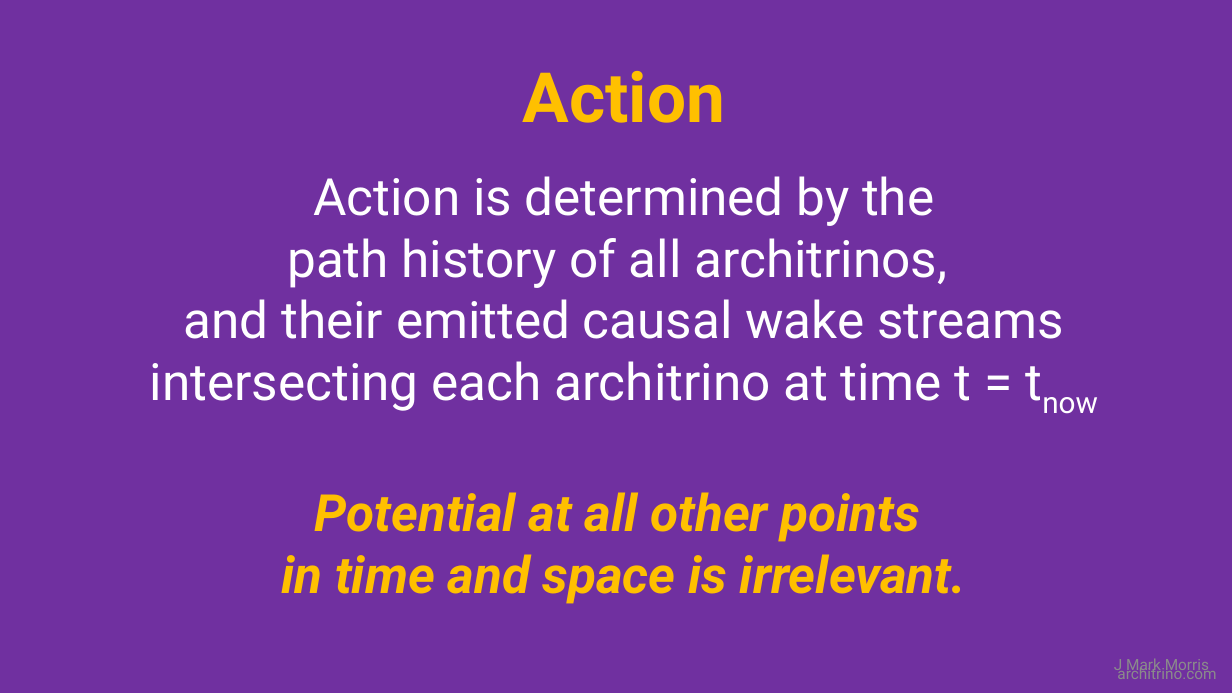
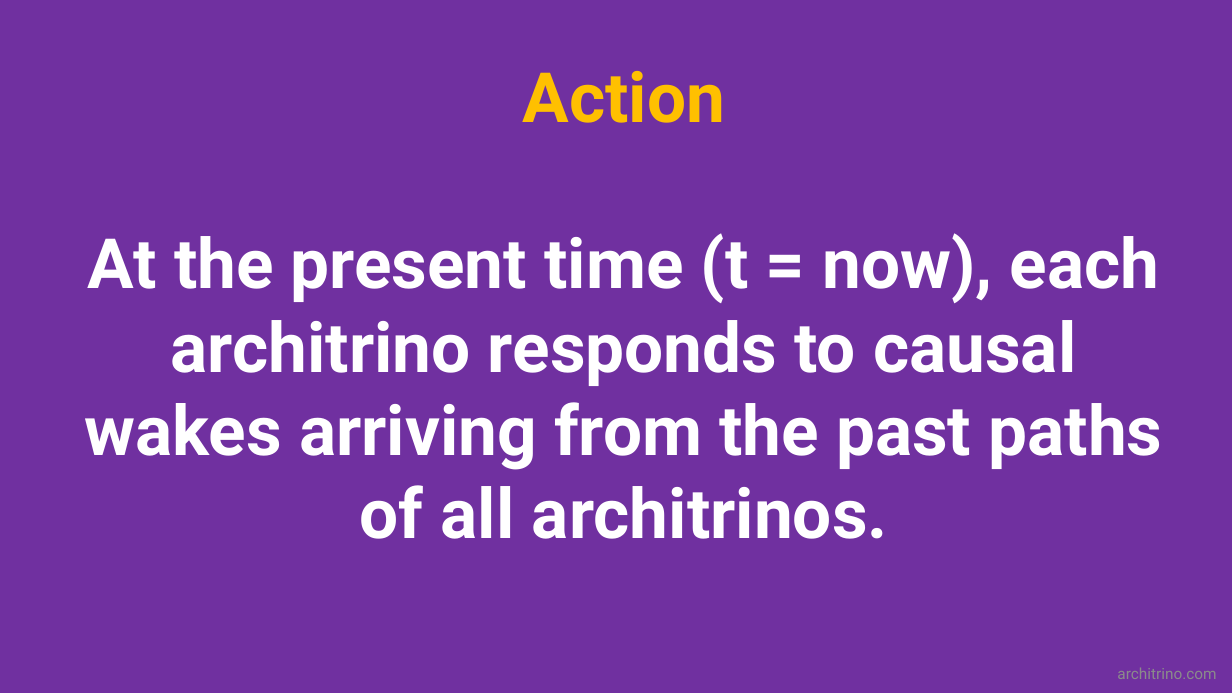
Before and after one commit to jmarkmorris/architrino, a slide deck: slide 6 of reference/archie/presentations/NPQG Fundamentals - Time and Space.pptx. Drawn at 1232x693 pixels with LibreOffice and Linux fonts; fonts in the diff are those of the drawing. Boxes give left, top, right and bottom in pixels: in the first picture for what was removed or moved away, otherwise in the second. Text is boxed around its words. In the diff, an @@ line names an element or a change of style, - is before the commit and + after.

Commit message:
Add NPQG time and space presentation assets

```diff
--- a/reference/archie/presentations/NPQG Fundamentals - Time and Space.pptx
+++ b/reference/archie/presentations/NPQG Fundamentals - Time and Space.pptx
@@ text at <box>84,233,1163,539</box>: text changed; size 40 to 54 pt; bold on @@
-Action is determined by the
-path history of all architrinos,
-and their emitted causal wake streams intersecting each architrino at time t = tnow
-Potential at all other points
-in time and space is irrelevant.
+At the present time (t = now), each architrino responds to causal wakes arriving from the past paths of all architrinos.
@@ text removed at <box>1114,659,1209,674</box> @@
-J Mark Morris
```
Also in this commit, not shown: 8 other slides changed, 6 other files.
